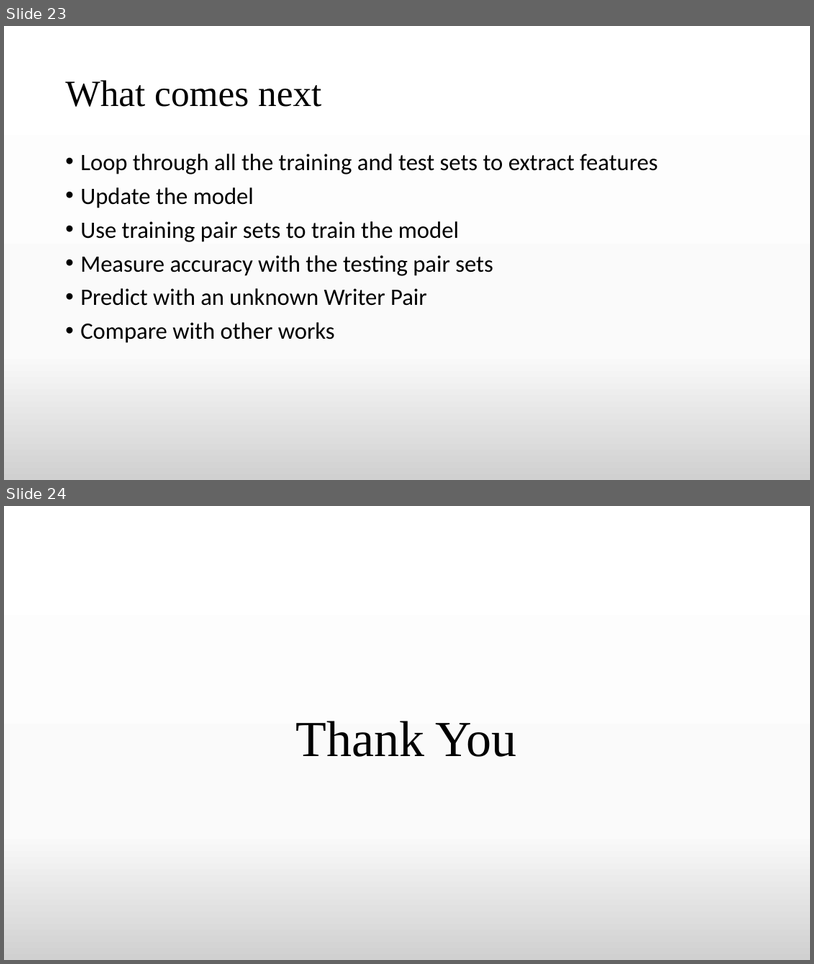
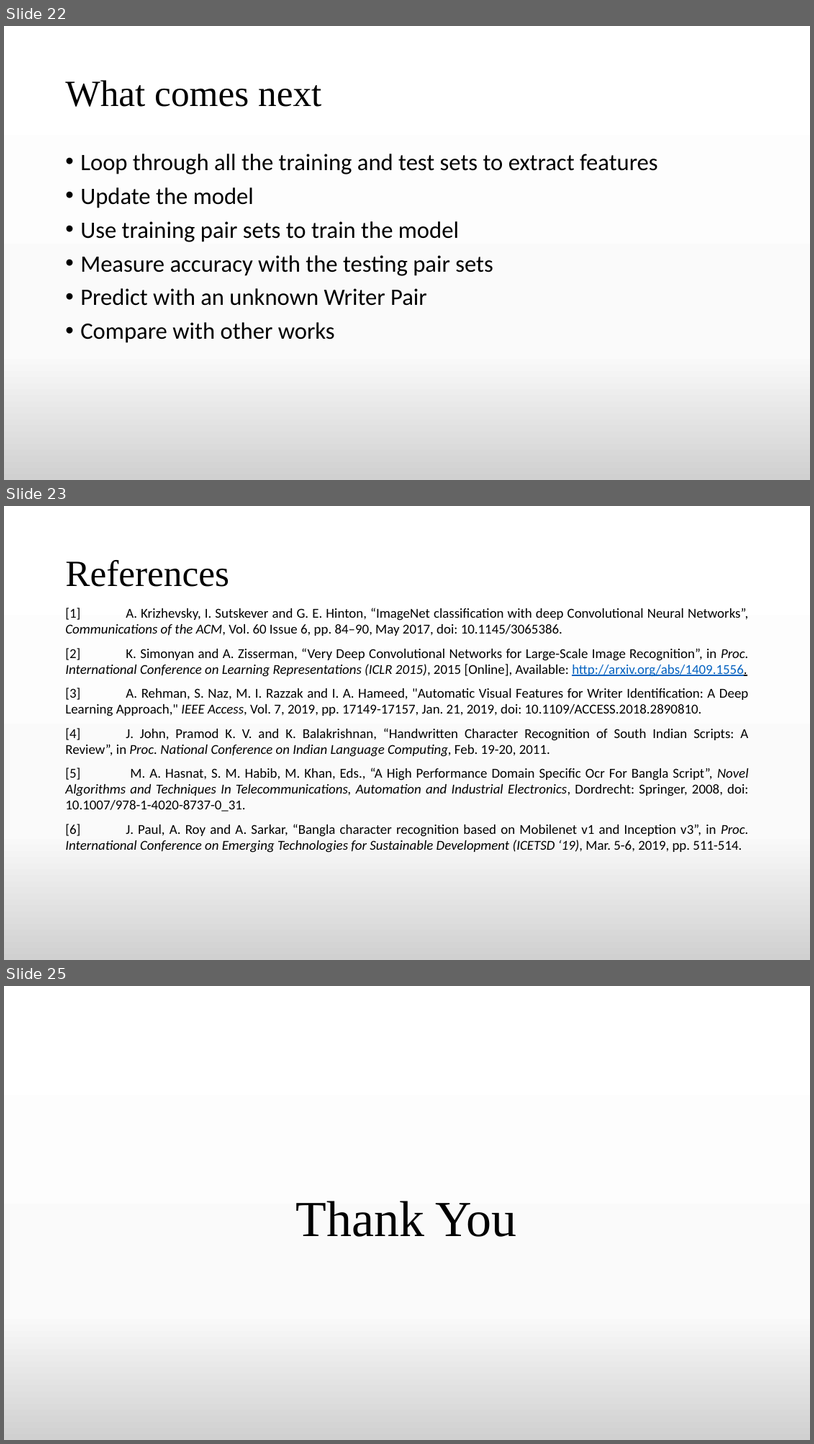
Before and after one commit to TheAnonymousMan/local-language-recognition-gcelt-class-2021, a slide deck: Documentation/4th Year Project Presentation.pptx. Shown one above the other, each under a label of ours: slides 23 and 24 before the commit, slides 22, 23 and 25 after it; the slides between them are not shown. The pictures are 814x964 and 814x1444 pixels, drawn with LibreOffice and Linux fonts; fonts in the diff are those of the drawing. Boxes give left, top, right and bottom in pixels: in the first picture for what was removed or moved away, otherwise in the second. Text is boxed around its words. In the diff, an @@ line names an element or a change of style, - is before the commit and + after.

```diff
--- a/Documentation/4th Year Project Presentation.pptx
+++ b/Documentation/4th Year Project Presentation.pptx
@@ slide 23 added at [4,506,810,960], background gradient #FFFFFF to #FBFBFB to #D1D1D1 @@
@@ title added at [65,560,229,587], 44 pt, text #000000 @@
+References
@@ text added at [65,608,749,852], 16.1 pt, text #000000 @@
+[1] A. Krizhevsky, I. Sutskever and G. E. Hinton, “ImageNet classification with deep Convolutional Neural Networks”, Communications of the ACM, Vol. 60 Issue 6, pp. 84–90, May 2017, doi: 10.1145/3065386.
+[2] K. Simonyan and A. Zisserman, “Very Deep Convolutional Networks for Large-Scale Image Recognition”, in Proc. International Conference on Learning Representations (ICLR 2015), 2015 [Online], Available: http://arxiv.org/abs/1409.1556.
+[3] A. Rehman, S. Naz, M. I. Razzak and I. A. Hameed, "Automatic Visual Features for Writer Identification: A Deep Learning Approach," IEEE Access, Vol. 7, 2019, pp. 17149-17157, Jan. 21, 2019, doi: 10.1109/ACCESS.2018.2890810.
+[4] J. John, Pramod K. V. and K. Balakrishnan, “Handwritten Character Recognition of South Indian Scripts: A Review”, in Proc. National Conference on Indian Language Computing, Feb. 19-20, 2011.
+[5] M. A. Hasnat, S. M. Habib, M. Khan, Eds., “A High Performance Domain Specific Ocr For Bangla Script”, Novel Algorithms and Techniques In Telecommunications, Automation and Industrial Electronics, Dordrecht: Springer, 2008, doi: 10.1007/978-1-4020-8737-0_31.
+[6] J. Paul, A. Roy and A. Sarkar, “Bangla character recognition based on Mobilenet v1 and Inception v3”, in Proc. International Conference on Emerging Technologies for Sustainable Development (ICETSD ‘19), Mar. 5-6, 2019, pp. 511-514.
@@ what was slide 23 is now slide 22 @@
@@ what was slide 24 is now slide 25 @@
```
Also in this commit, not shown: 5 slides changed, 3 other slides added, 3 slides removed, 2 other files.
